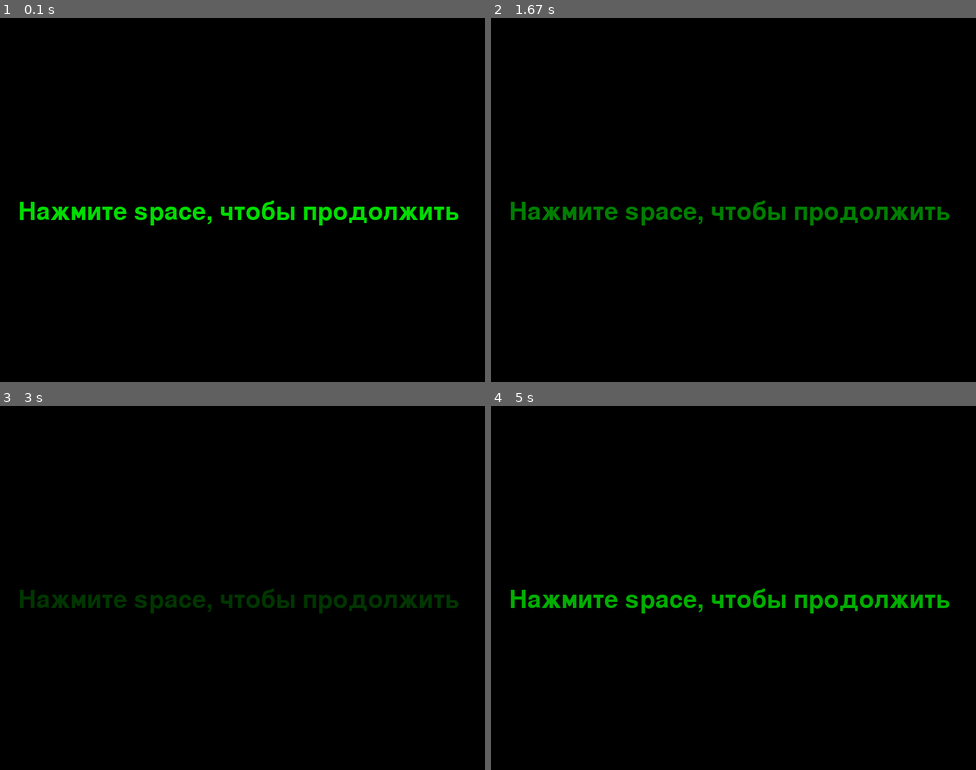
Above: before the commit, frames 1-4 (two rows, left to right).
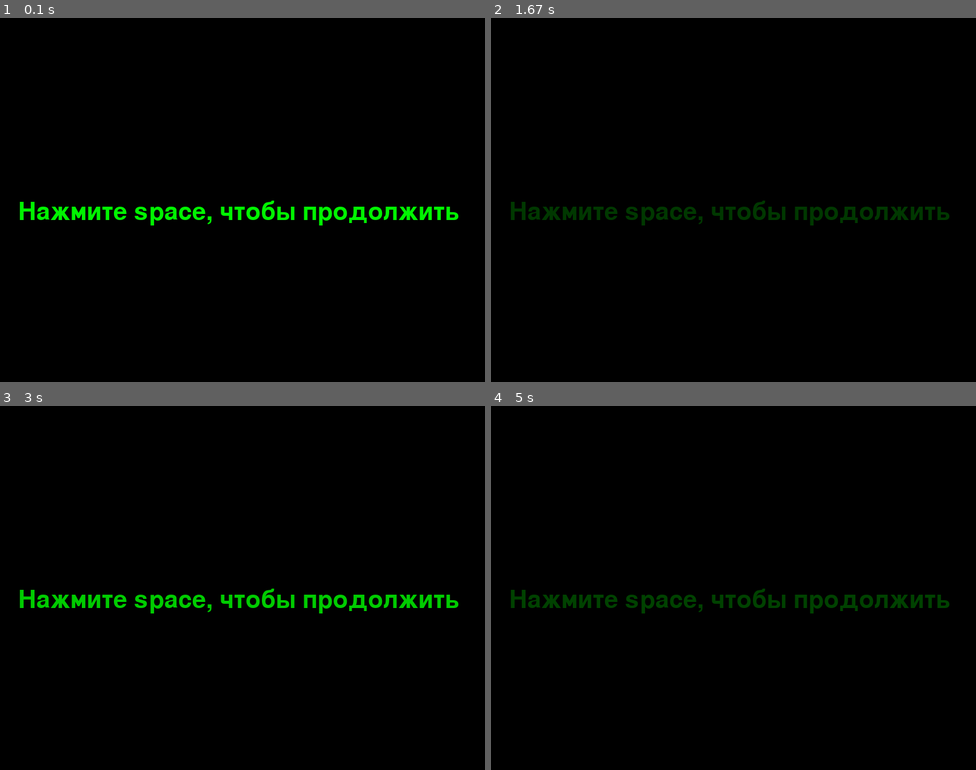
Above: after the commit, the same moments.

Repository: night0hunter/heroes_of_might_and_magic_pygame
Game: pygame game, started from menu.py
Two runs of this game, one before a commit and one after it. Both use one fixed random seed, a clock stepped at 60 frames per second and the inputs below.
Inputs:
- Up to frame 1 (0.1 s): no input
- Up to frame 2 (1.67 s): no input
- Up to frame 3 (3 s): no input
- Up to frame 4 (5 s): no input

The runs differ from the first frame. In frame 2, 1.8% of the frame differs, in the area x 4-95%, y 50-57%; in frame 3, 1.9%; in frame 4, 1.9%.

Commit message:
menu widget optimized

Diff:
--- a/menu.py
+++ b/menu.py
@@ -9,6 +9,10 @@
     font = pygame.font.Font(None, 60)
     text_x = 30
     text_y = 300
+    clock = pygame.time.Clock()
+    FPS = 300
+    color = 255
+    flag = True
     while running:
         for event in pygame.event.get():
             if event.type == pygame.QUIT:
@@ -16,17 +20,20 @@
             if event.type == pygame.KEYDOWN:
                 if pygame.key.key_code("space") == pygame.K_SPACE:
                     running = False
+        screen.fill((0, 0, 0))
+        text = font.render("Нажмите space, чтобы продолжить", True, (0, color, 0))
+        screen.blit(text, (text_x, text_y))
+        pygame.display.flip()
+        if flag:
+            color -= 1
 
-        for i in range(255, 50, -1):
-            screen.fill((0, 0, 0))
-            text = font.render("Нажмите space, чтобы продолжить", True, (0, i, 0))
-            screen.blit(text, (text_x, text_y))
-            pygame.display.flip()
+        elif not flag:
+            color += 1
 
-        for i in range(50, 256, 1):
-            screen.fill((0, 0, 0))
-            text = font.render("Нажмите space, чтобы продолжить", True, (0, i, 0))
-            screen.blit(text, (text_x, text_y))
-            pygame.display.flip()
+        if color == 255:
+            flag = True
+        elif color == 50:
+            flag = False
+        clock.tick(FPS)
     # завершение работы:
     pygame.quit()
